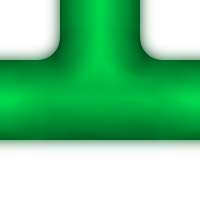
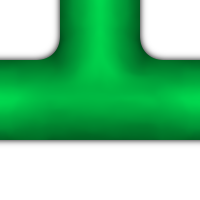
Before/after of a (200, 200) layered artwork. What changed in the layer stack:
painted on "pipe" over [0, 0, 200, 155]
painted on "mask" over [0, 0, 200, 155]
added layer "Copy of shadow" above "shadow" over [0, 0, 200, 155]
hid "shadow", moved it out of group "Clipping Group 2", painted on it over [0, 0, 200, 155]
